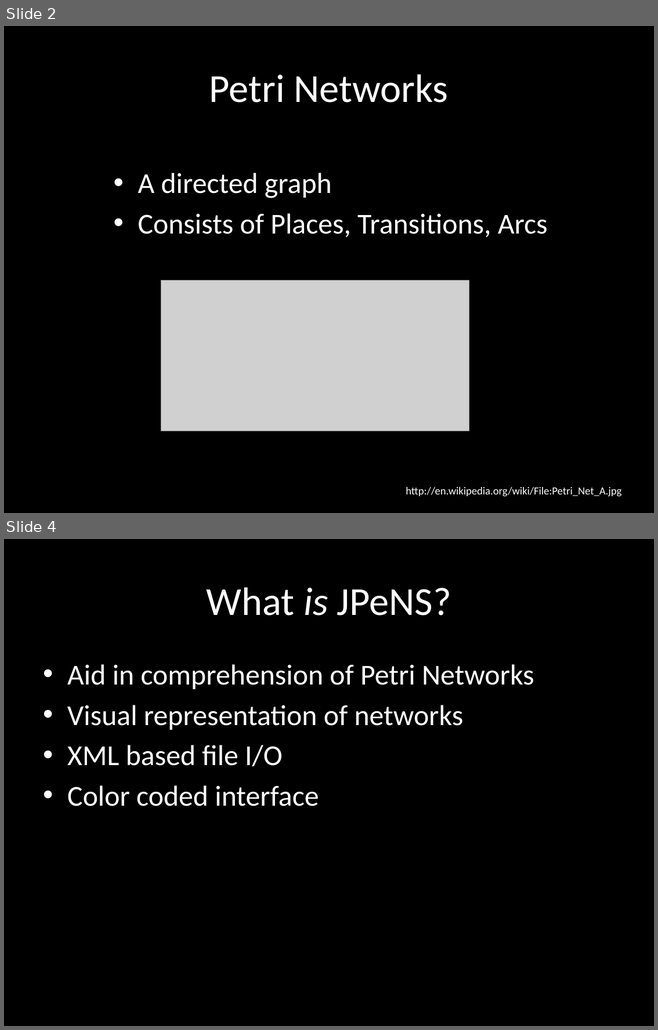
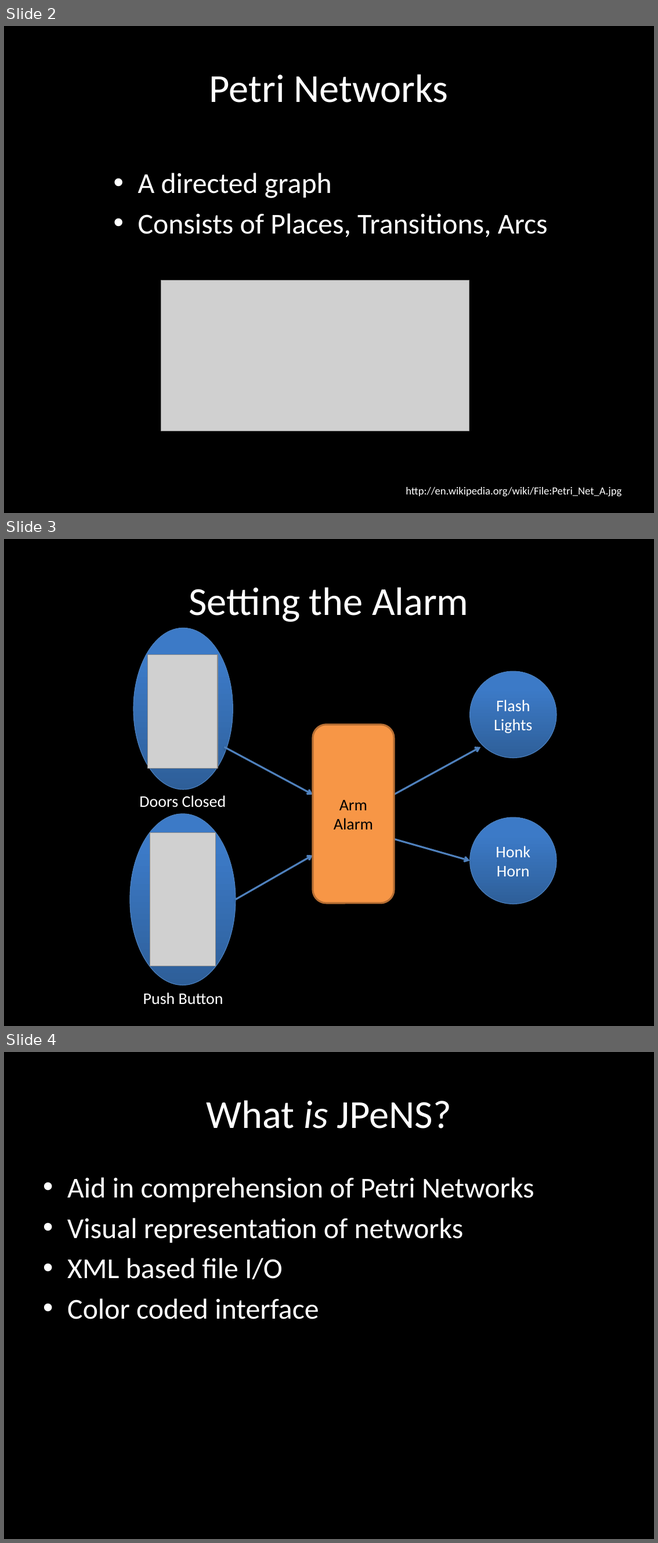
Before and after one commit to Hobbit/JPeNS, a slide deck: JPeNS_Presentation.pptx. Shown one above the other, each under a label of ours: slides 2 and 4 before the commit, slides 2, 3 and 4 after it; the slides between them are not shown. The pictures are 658x1030 and 658x1543 pixels, drawn with LibreOffice and Linux fonts; fonts in the diff are those of the drawing; grey boxes stand for pictures. Boxes give left, top, right and bottom in pixels: in the first picture for what was removed or moved away, otherwise in the second. Text is boxed around its words. In the diff, an @@ line names an element or a change of style, - is before the commit and + after.

```diff
--- a/JPeNS_Presentation.pptx
+++ b/JPeNS_Presentation.pptx
@@ slide 3 added at (4, 539, 654, 1026), background #000000 @@
@@ title added at (189, 587, 468, 622), 44 pt, text #FFFFFF @@
+Setting the Alarm
@@ ellipse added at (133, 628, 233, 790), fill gradient #2F5F99 to #3D7CC7 to #3A7CCB, outline #4B7EBC 0.75 pt @@
@@ picture added at (148, 654, 217, 768) @@
@@ ellipse added at (470, 671, 556, 758), fill gradient #2F5F99 to #3D7CC7 to #3A7CCB, outline #4B7EBC 0.75 pt, 18 pt, text #FFFFFF @@
+Flash Lights
@@ rounded rectangle added at (313, 725, 394, 903), fill #F79646, outline #B76F34 2 pt, 18 pt, text #000000 @@
+Arm Alarm
@@ arrow added from (224, 747) to (313, 794), #4F81BD 2 pt @@
@@ arrow added from (394, 794) to (480, 747), #4F81BD 2 pt @@
@@ text added at (139, 795, 226, 808), 18 pt, text #FFFFFF @@
+Doors Closed
@@ ellipse added at (130, 814, 235, 985), fill gradient #2F5F99 to #3D7CC7 to #3A7CCB, outline #4B7EBC 0.75 pt @@
@@ picture added at (150, 833, 215, 966) @@
@@ ellipse added at (470, 817, 556, 904), fill gradient #2F5F99 to #3D7CC7 to #3A7CCB, outline #4B7EBC 0.75 pt, 18 pt, text #FFFFFF @@
+Honk Horn
@@ arrow added from (394, 839) to (470, 860), #4F81BD 2 pt @@
@@ arrow added from (235, 900) to (313, 855), #4F81BD 2 pt @@
@@ text added at (143, 993, 223, 1005), 18 pt, text #FFFFFF @@
+Push Button
```
Also in this commit, not shown: 1 slide removed.
